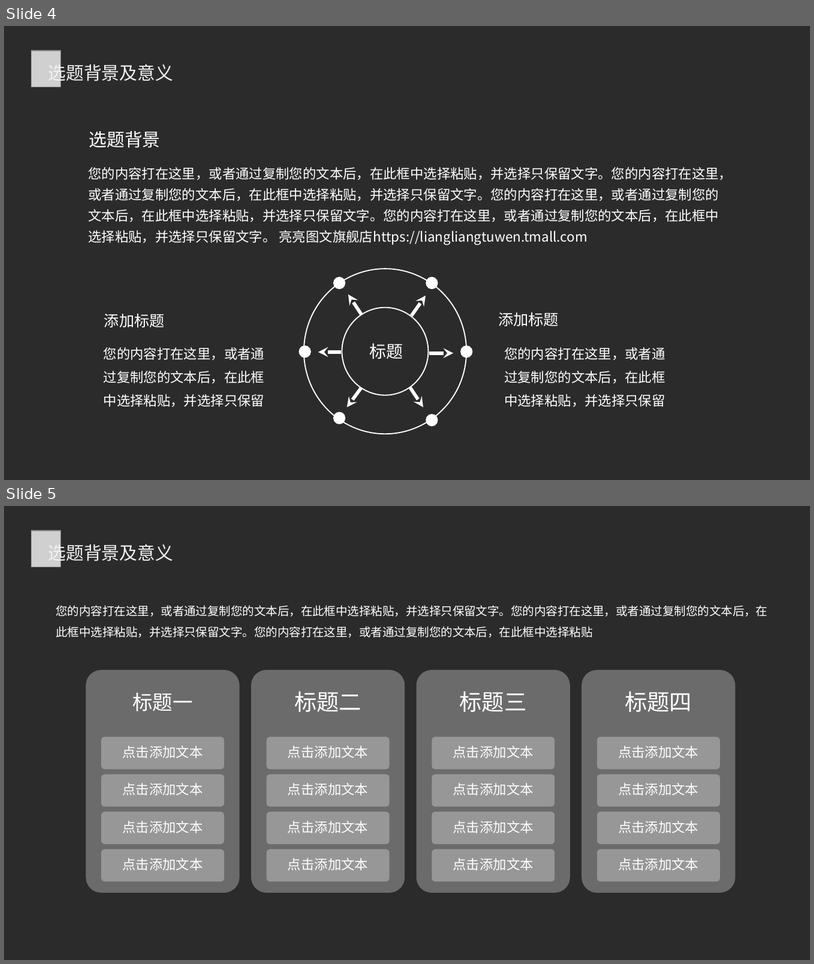
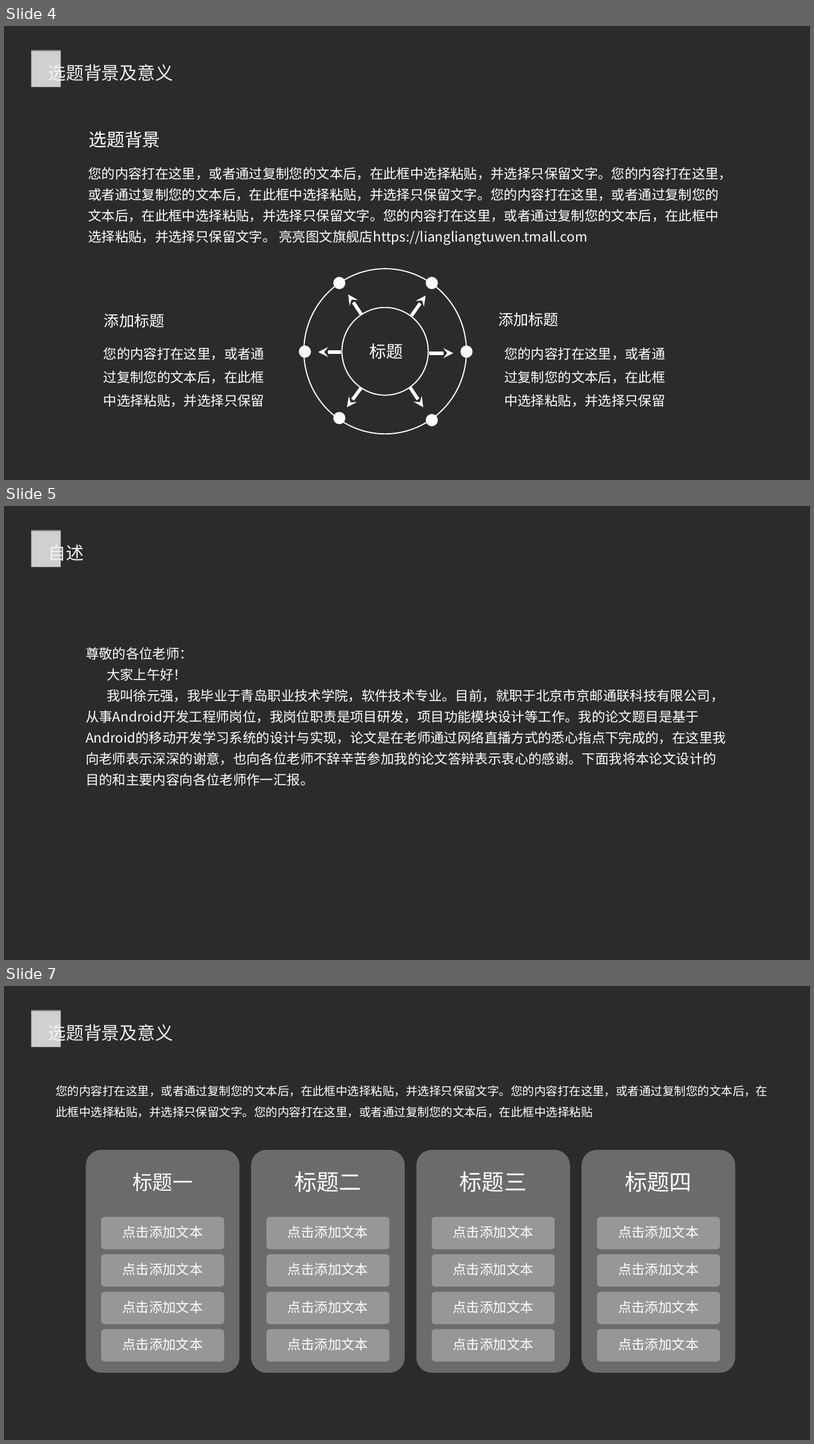
Before and after one commit to SunshineXyq/Write, a slide deck: 学术答辩-01.pptx. Shown one above the other, each under a label of ours: slides 4 and 5 before the commit, slides 4, 5 and 7 after it; the slides between them are not shown. The pictures are 814x964 and 814x1444 pixels, drawn with LibreOffice and Linux fonts; fonts in the diff are those of the drawing; grey boxes stand for pictures; background and template pictures are left out; a plain dark background stands for a picture behind light text. Boxes give left, top, right and bottom in pixels: in the first picture for what was removed or moved away, otherwise in the second. Text is boxed around its words. In the diff, an @@ line names an element or a change of style, - is before the commit and + after.

```diff
--- a/学术答辩-01.pptx
+++ b/学术答辩-01.pptx
@@ slide 5 added at [4, 506, 810, 960], background picture (left out) @@
@@ picture added at [32, 530, 60, 567] @@
@@ text added at [48, 541, 84, 564], 16 pt, text #F2F2F2 @@
+自述
@@ text added at [86, 647, 726, 786], 12 pt, text #FFFFFF @@
+尊敬的各位老师：
+大家上午好！
+我叫徐元强，我毕业于青岛职业技术学院，软件技术专业。目前，就职于北京市京邮通联科技有限公司，从事Android开发工程师岗位，我岗位职责是项目研发，项目功能模块设计等工作。我的论文题目是基于Android的移动开发学习系统的设计与实现，论文是在老师通过网络直播方式的悉心指点下完成的，在这里我向老师表示深深的谢意，也向各位老师不辞辛苦参加我的论文答辩表示衷心的感谢。下面我将本论文设计的目的和主要内容向各位老师作一汇报。
@@ what was slide 5 is now slide 7 @@
```
Also in this commit, not shown: 3 slides changed, 2 other slides added, 2 other files.
